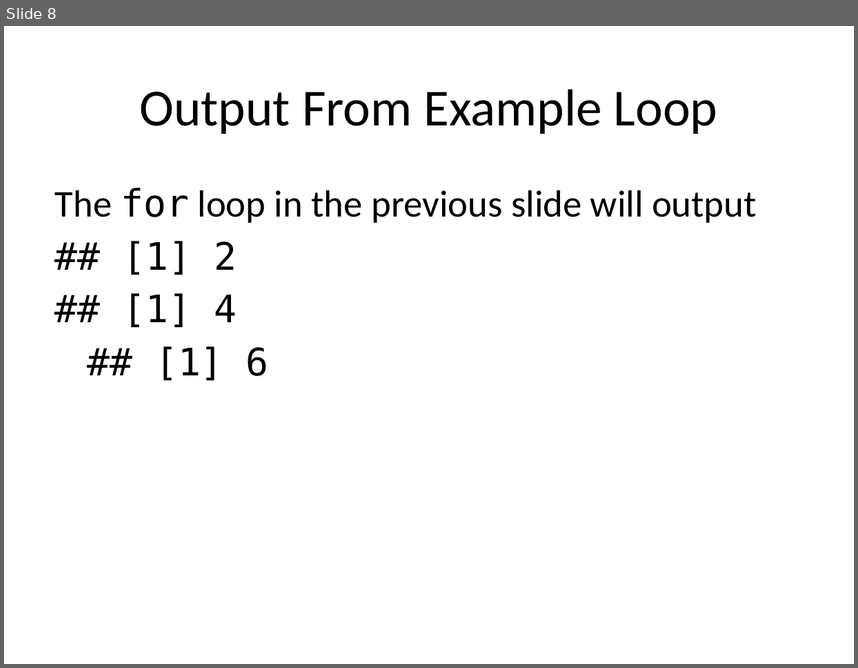
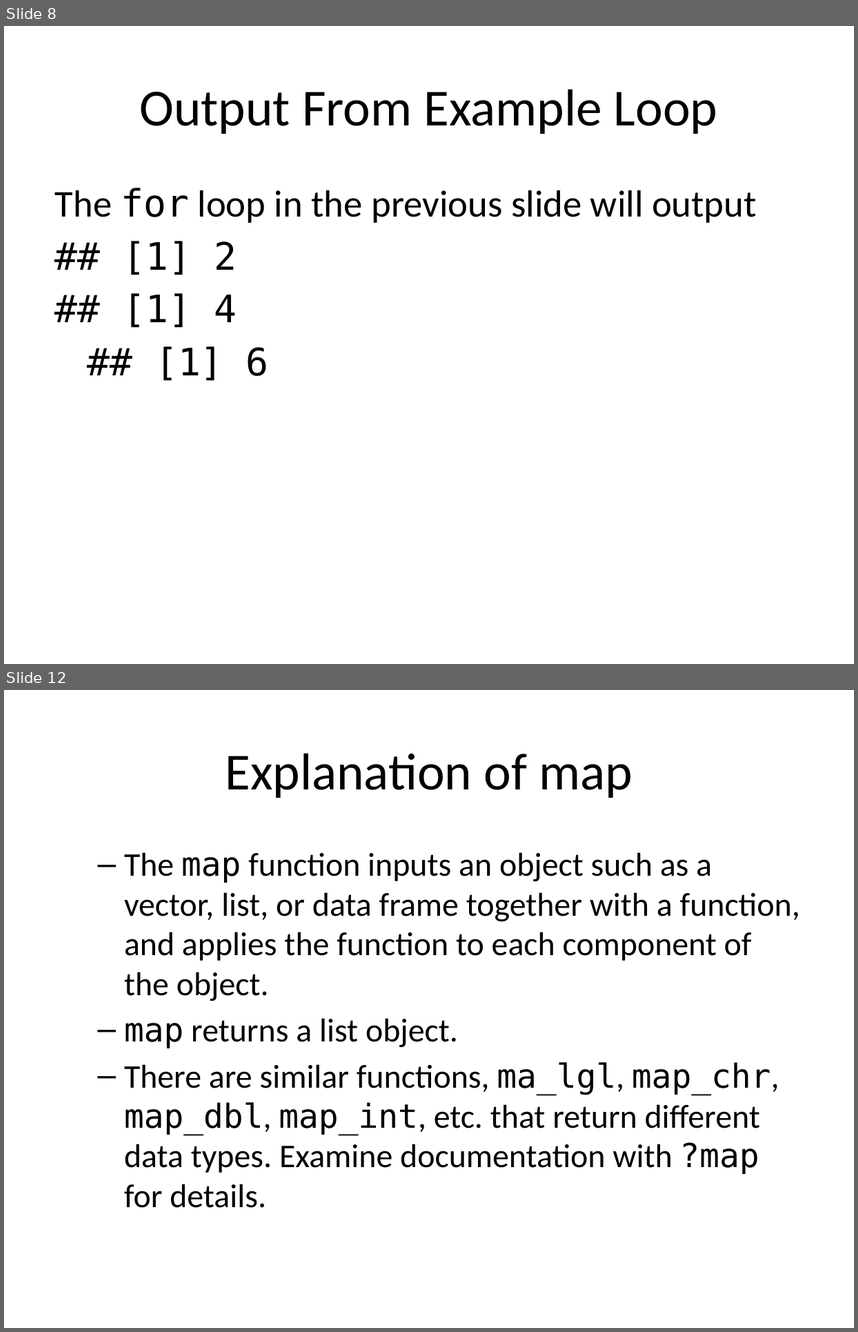
Before and after one commit to jmgraham30/SWBmodules, a slide deck: slides/iteration_with_purrr.pptx. Shown one above the other, each under a label of ours: slide 8 before the commit, slides 8 and 12 after it; the slides between them are not shown. The pictures are 858x668 and 858x1332 pixels, drawn with LibreOffice and Linux fonts; fonts in the diff are those of the drawing. Boxes give left, top, right and bottom in pixels: in the first picture for what was removed or moved away, otherwise in the second. Text is boxed around its words. In the diff, an @@ line names an element or a change of style, - is before the commit and + after.

```diff
--- a/slides/iteration_with_purrr.pptx
+++ b/slides/iteration_with_purrr.pptx
@@ slide 12 added at bbox=[4, 690, 854, 1328], background #FFFFFF @@
@@ title added at bbox=[225, 753, 633, 798], 44 pt, text #000000 @@
+Explanation of map
@@ text added at bbox=[124, 852, 800, 1208], 28 pt, text #000000 @@
+  – The map function inputs an object such as a vector, list, or data frame together with a function, and applies the function to each component of the object.
+  – map returns a list object.
+  – There are similar functions, ma_lgl, map_chr, map_dbl, map_int, etc. that return different data types. Examine documentation with ?map for details.
```
Also in this commit, not shown: 1 slide changed, 4 other slides added, 2 slides removed, 1 other file.
